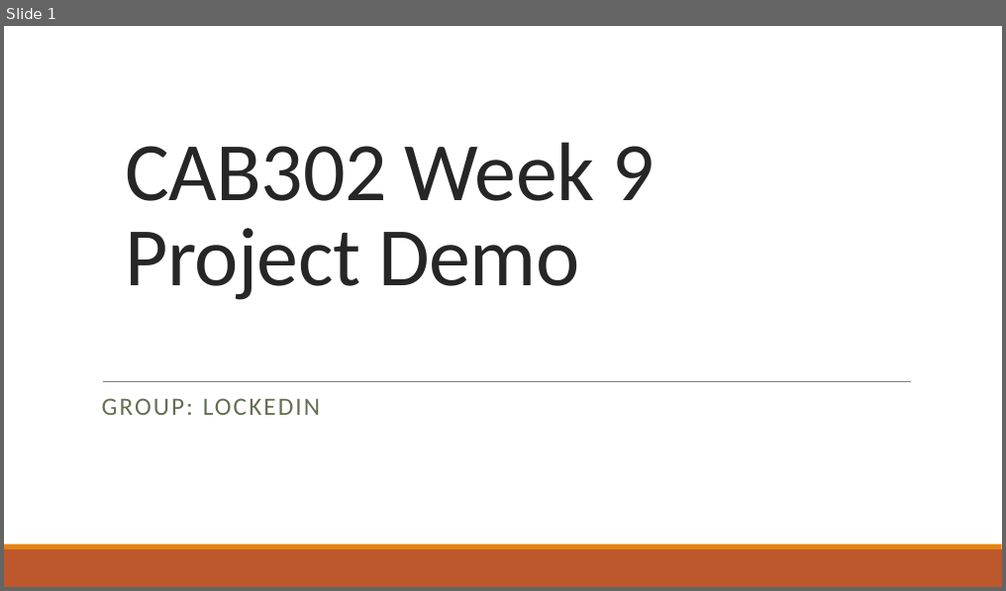
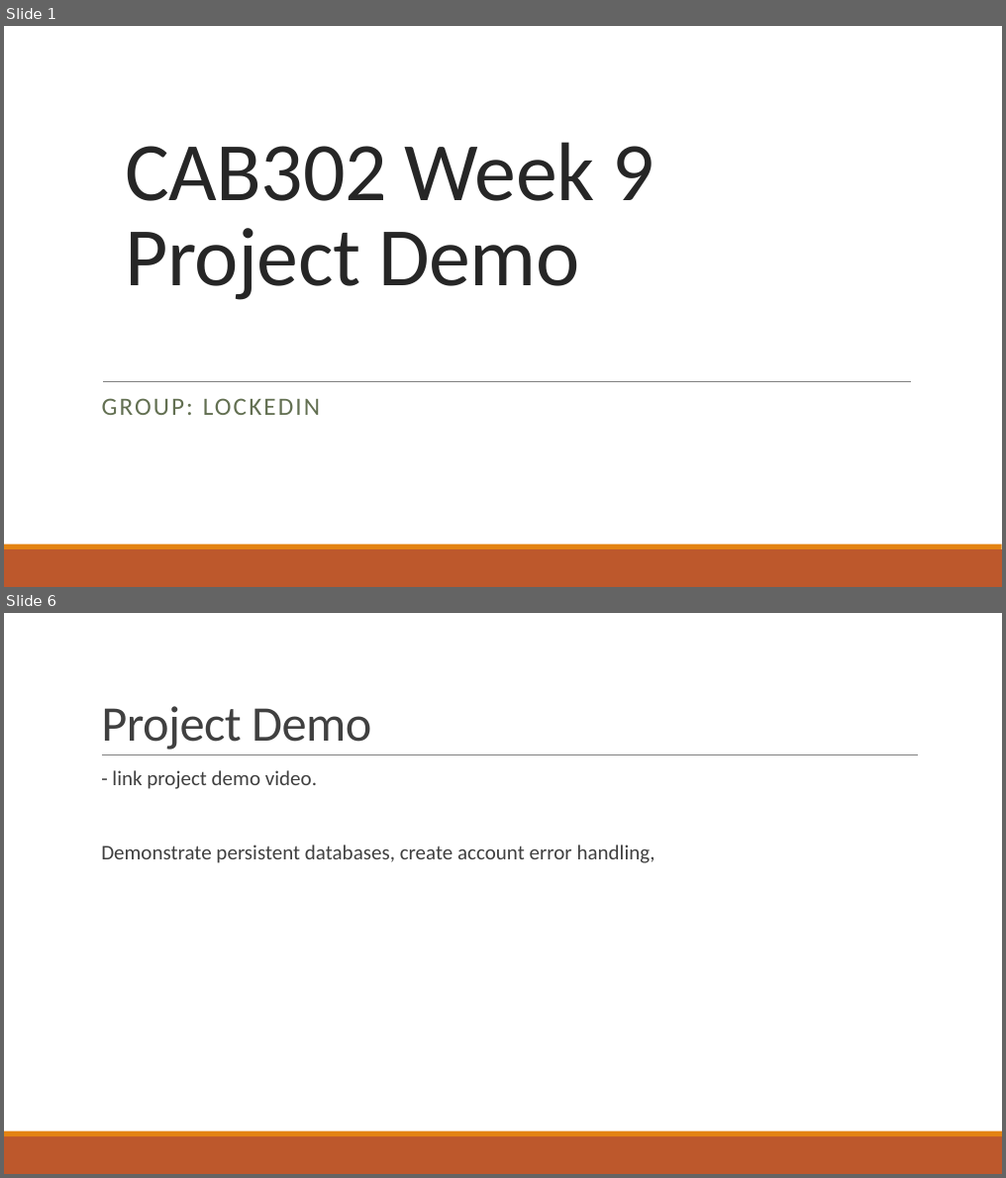
Before and after one commit to Kipkangaroo/CAB302_Project, a slide deck: Resources/Week 9 Video/Week 9 Video Presentation.pptx. Shown one above the other, each under a label of ours: slide 1 before the commit, slides 1 and 6 after it; the slides between them are not shown. The pictures are 1006x591 and 1006x1178 pixels, drawn with LibreOffice and Linux fonts; fonts in the diff are those of the drawing. Boxes give left, top, right and bottom in pixels: in the first picture for what was removed or moved away, otherwise in the second. Text is boxed around its words. In the diff, an @@ line names an element or a change of style, - is before the commit and + after.

Commit message:
Updating Video PPT
updated ppt with new video format

```diff
--- a/Resources/Week 9 Video/Week 9 Video Presentation.pptx
+++ b/Resources/Week 9 Video/Week 9 Video Presentation.pptx
@@ slide 6 added at (x1=4, y1=613, x2=1002, y2=1174), background #FFFFFF; not listed: 2 template elements that a slide beside it also shows @@
@@ title added at (x1=101, y1=706, x2=371, y2=750), 48 pt, text #404040 @@
+Project Demo
@@ line added from (102, 756) to (918, 756), #808080 0.5 pt @@
@@ text added at (x1=101, y1=770, x2=655, y2=863), 20 pt, text #404040 @@
+  - link project demo video.
+  Demonstrate persistent databases, create account error handling,
```
Also in this commit, not shown: 2 slides changed, 7 other slides added, 4 slides removed, 7 other files.
